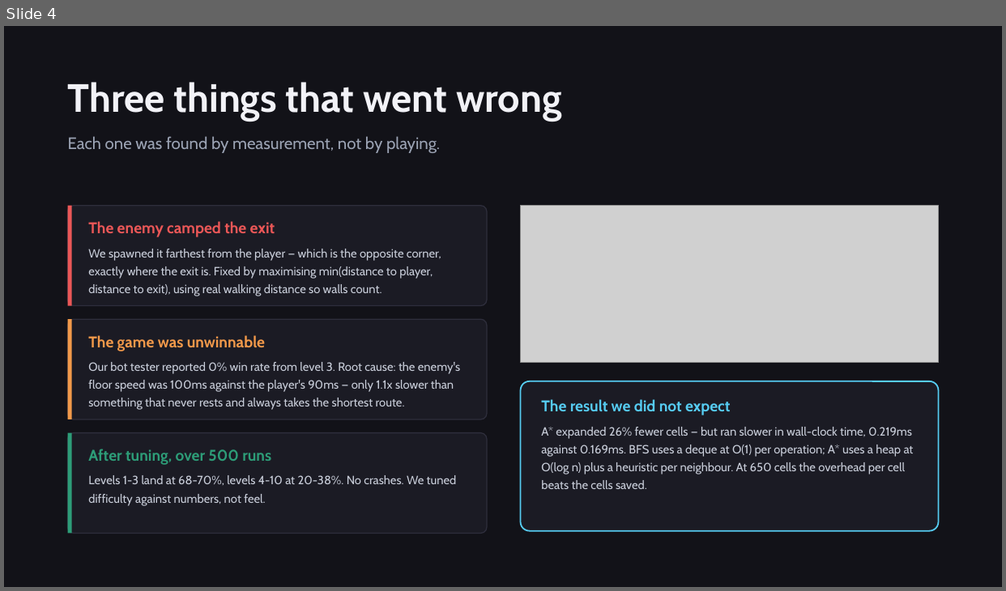
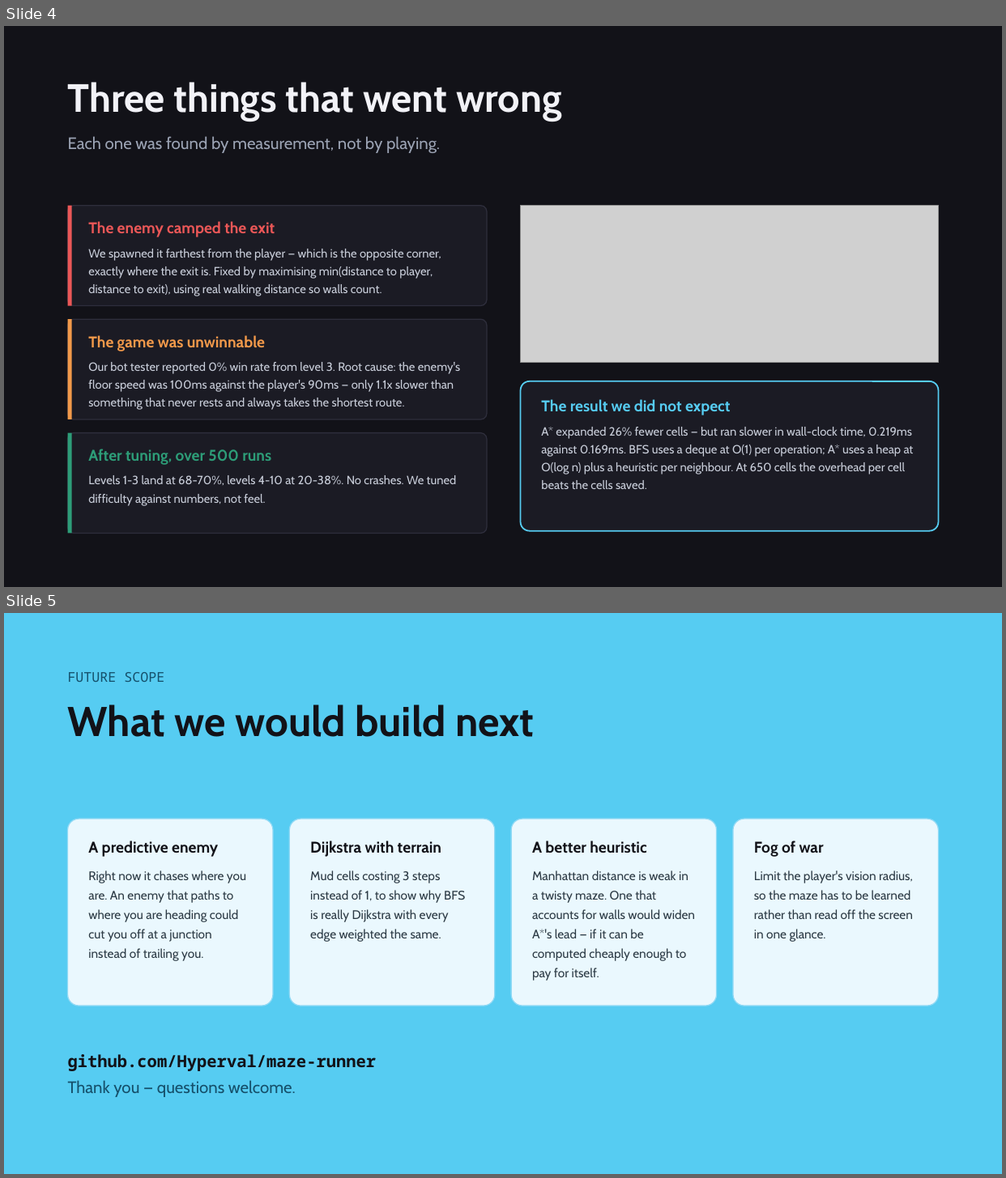
Before and after one commit to Hyperval/maze-runner, a slide deck: docs/MazeRunner_Slides.pptx. Shown one above the other, each under a label of ours: slide 4 before the commit, slides 4 and 5 after it. The pictures are 1006x591 and 1006x1178 pixels, drawn with LibreOffice and Linux fonts; fonts in the diff are those of the drawing; grey boxes stand for pictures. Boxes give left, top, right and bottom in pixels: in the first picture for what was removed or moved away, otherwise in the second. Text is boxed around its words. In the diff, an @@ line names an element or a change of style, - is before the commit and + after.

```diff
--- a/docs/MazeRunner_Slides.pptx
+++ b/docs/MazeRunner_Slides.pptx
@@ slide 5 added at (4,613,1002,1174), background #56CCF2 @@
@@ text added at (68,672,534,737), 40 pt, text #121218, bold @@
+FUTURE SCOPE
+What we would build next
@@ rounded rectangle added at (68,819,273,1006), fill #EAF8FE, outline #8FD9F5 1 pt @@
@@ rounded rectangle added at (289,819,494,1006), fill #EAF8FE, outline #8FD9F5 1 pt @@
@@ rounded rectangle added at (512,819,717,1006), fill #EAF8FE, outline #8FD9F5 1 pt @@
@@ rounded rectangle added at (733,819,938,1006), fill #EAF8FE, outline #8FD9F5 1 pt @@
@@ text added at (88,841,246,961), 12 pt, text #2C3A44 @@
+A predictive enemy
+Right now it chases where you are. An enemy that paths to where you are heading could cut you off at a junction instead of trailing you.
@@ text added at (310,841,465,942), 12 pt, text #2C3A44 @@
+Dijkstra with terrain
+Mud cells costing 3 steps instead of 1, to show why BFS is really Dijkstra with every edge weighted the same.
@@ text added at (532,841,695,981), 12 pt, text #2C3A44 @@
+A better heuristic
+Manhattan distance is weak in a twisty maze. One that accounts for walls would widen A*'s lead — if it can be computed cheaply enough to pay for itself.
@@ text added at (754,841,913,942), 12 pt, text #2C3A44 @@
+Fog of war
+Limit the player's vision radius, so the maze has to be learned rather than read off the screen in one glance.
@@ text added at (68,1054,377,1097), 16 pt, text #121218, bold @@
+github.com/Hyperval/maze-runner
+Thank you — questions welcome.
```
Also in this commit, not shown: 1 slide removed, 22 other files.
